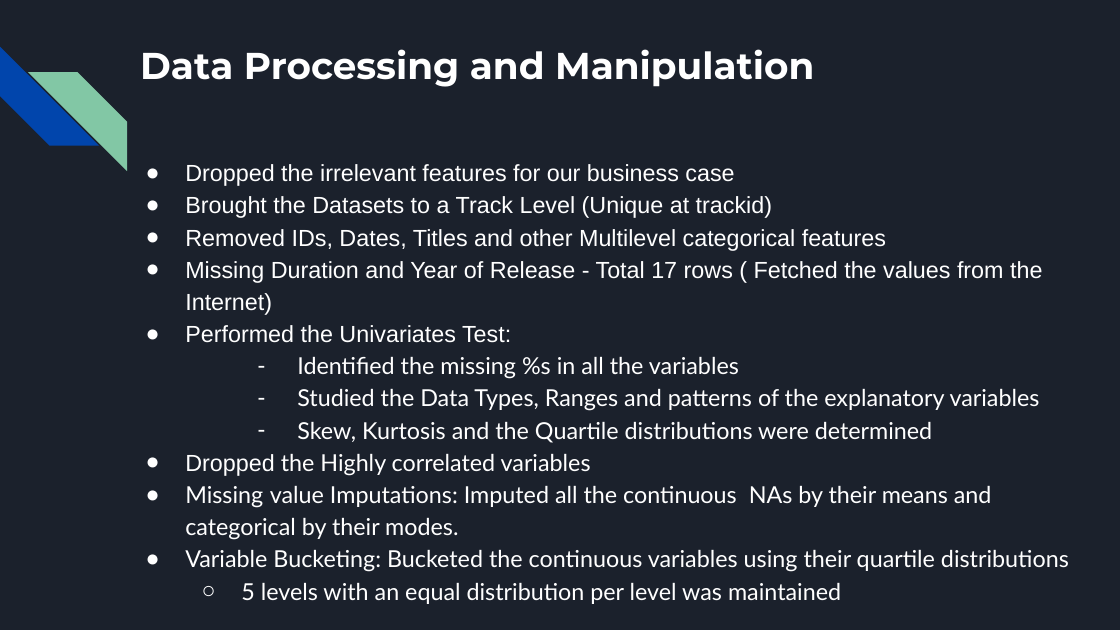
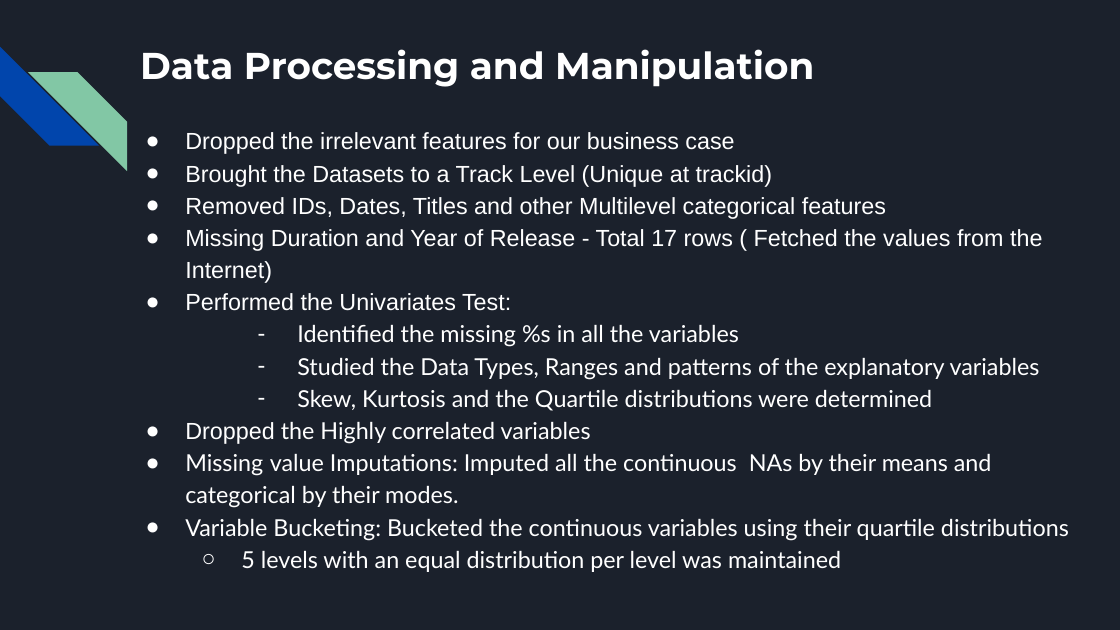
Before and after one commit to IST-718-Fall-2020/project_presendation-group8, a slide deck: slide 6 of group8-MUSIC_ANALYSIS.pptx. Drawn at 1120x630 pixels with LibreOffice and Linux fonts; fonts in the diff are those of the drawing. Boxes give left, top, right and bottom in pixels: in the first picture for what was removed or moved away, otherwise in the second. Text is boxed around its words. In the diff, an @@ line names an element or a change of style, - is before the commit and + after.

```diff
--- a/group8-MUSIC_ANALYSIS.pptx
+++ b/group8-MUSIC_ANALYSIS.pptx
@@ text "Dropped the irrelevant features for ..." rewrapped from box(185, 164, 1069, 572) to box(185, 132, 1069, 572) @@
```
Also in this commit, not shown: 2 other slides changed.
